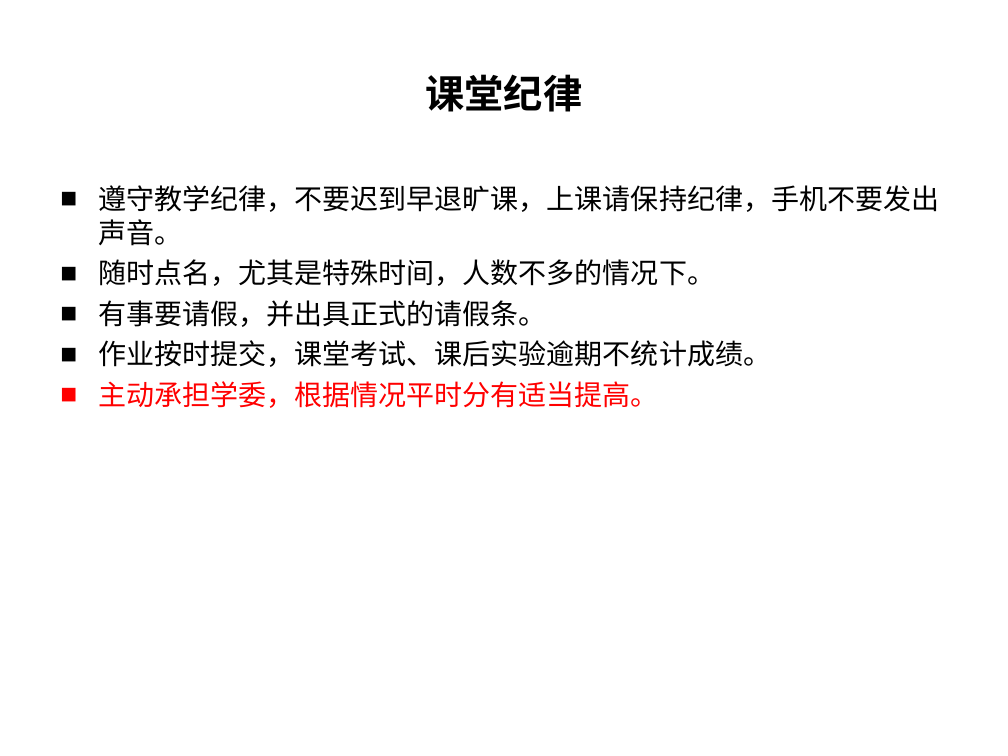
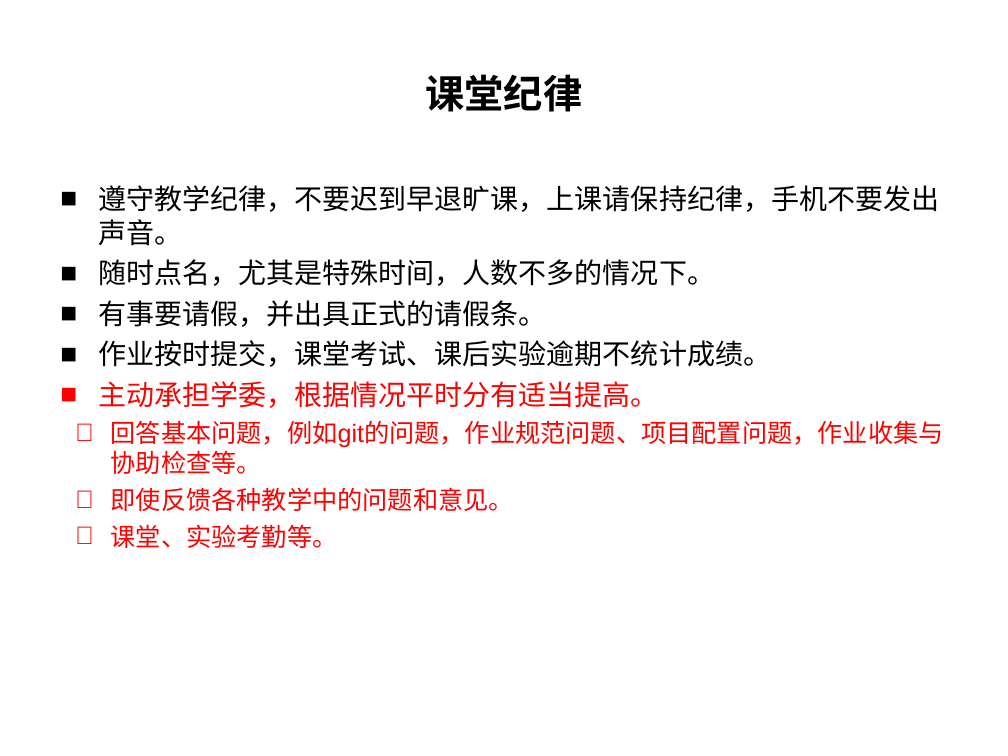
Before and after one commit to liangshanhero/sa, a slide deck: slide 8 of sa/文档/2019 软件体系结构（00）：教学说明.ppt. Drawn at 1008x756 pixels with LibreOffice and Linux fonts; fonts in the diff are those of the drawing; background and template pictures are left out. Boxes give left, top, right and bottom in pixels: in the first picture for what was removed or moved away, otherwise in the second. Text is boxed around its words. In the diff, an @@ line names an element or a change of style, - is before the commit and + after.

```diff
--- a/sa/文档/2019 软件体系结构（00）：教学说明.ppt
+++ b/sa/文档/2019 软件体系结构（00）：教学说明.ppt
@@ text at (111,420,944,548): paragraphs added @@
+   回答基本问题，例如git的问题，作业规范问题、项目配置问题，作业收集与协助检查等。
+   即使反馈各种教学中的问题和意见。
+   课堂、实验考勤等。
```
Also in this commit, not shown: 2 other slides changed, 2 other files.
